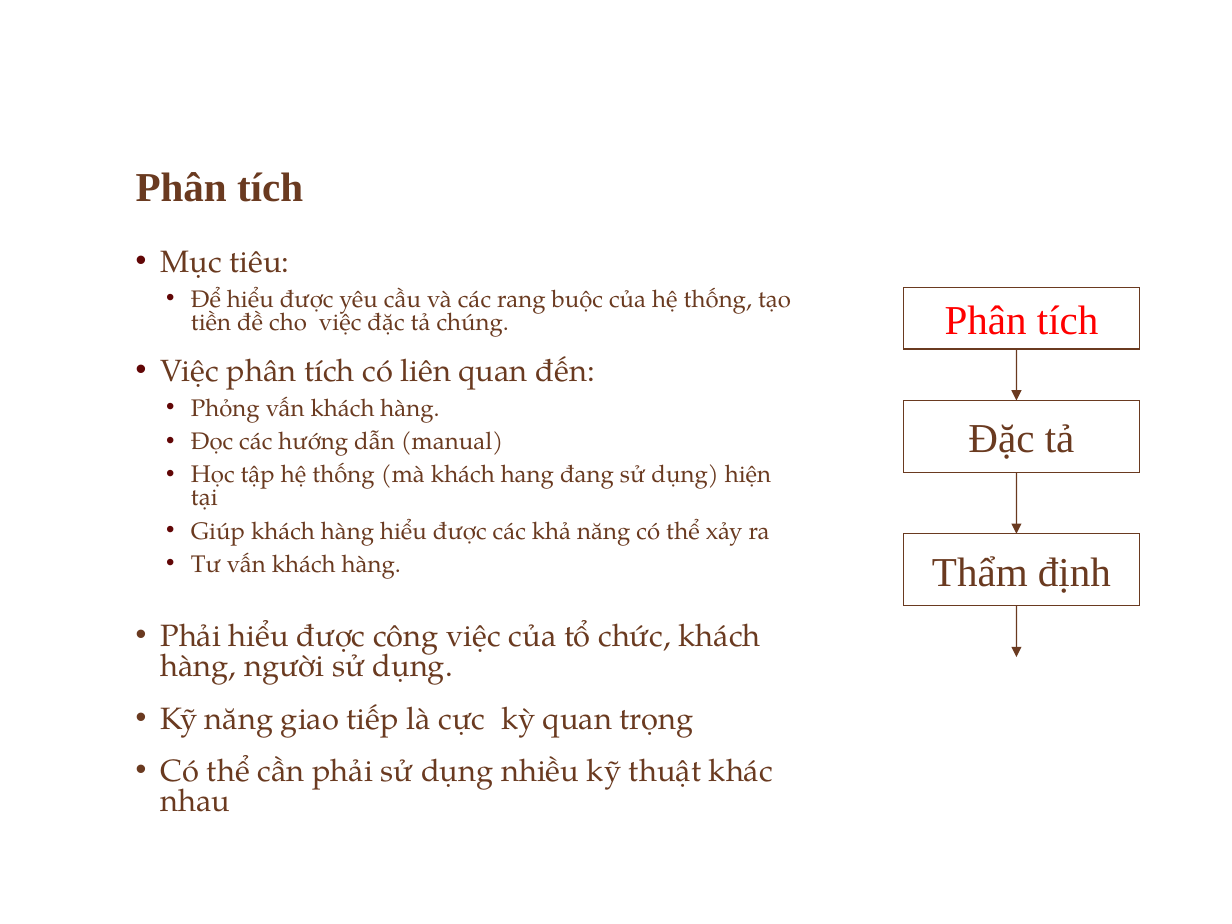
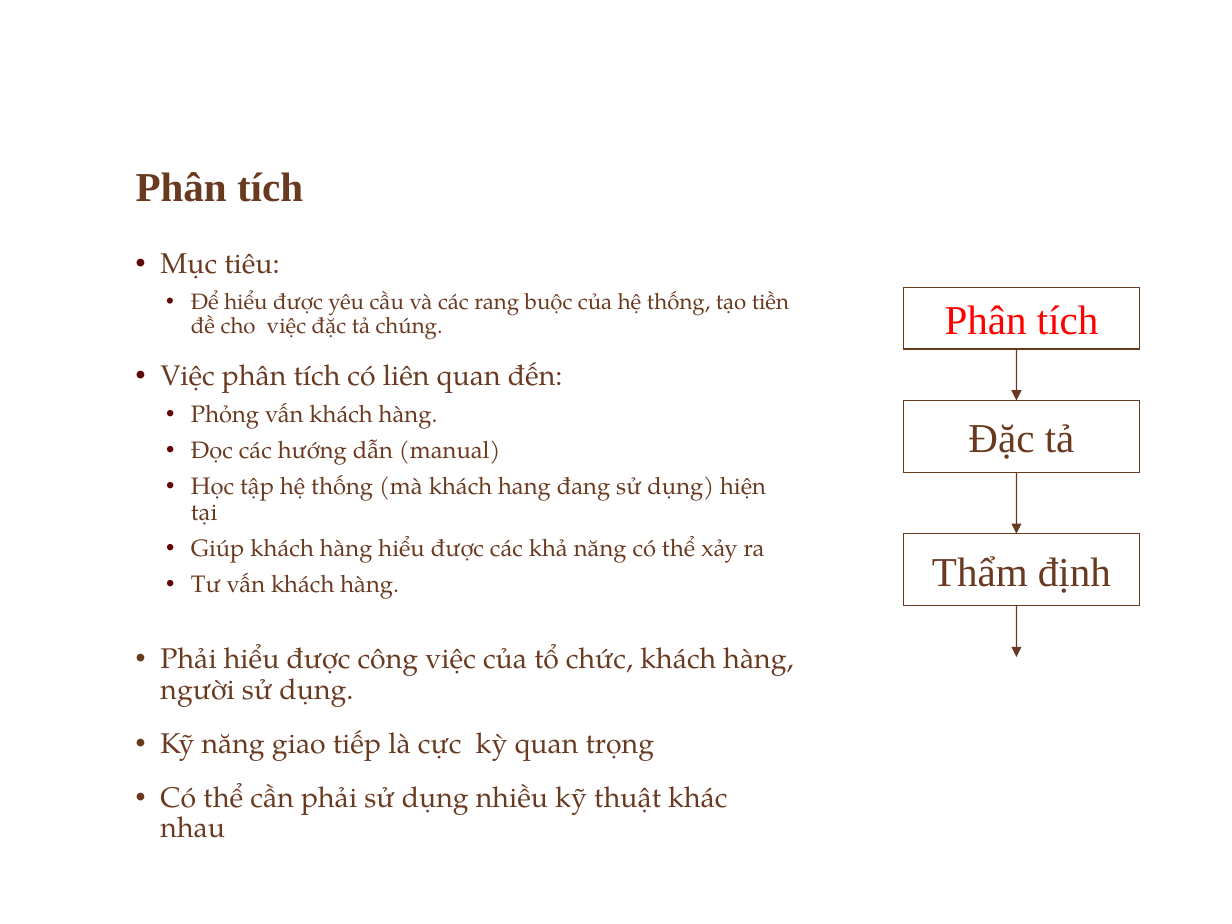
Before and after one commit to ChrisJamison/seminar_cnpm, a slide deck: slide 26 of Seminar/Software Requirement.pptx. Drawn at 1232x924 pixels with LibreOffice and Linux fonts; fonts in the diff are those of the drawing; background and template pictures are left out. Boxes give left, top, right and bottom in pixels: in the first picture for what was removed or moved away, otherwise in the second. Text is boxed around its words. In the diff, an @@ line names an element or a change of style, - is before the commit and + after.

```diff
--- a/Seminar/Software Requirement.pptx
+++ b/Seminar/Software Requirement.pptx
@@ text "Mục tiêu:" at (160,253,793,818): size 18 to 16.6 pt in "Mục tiêu:", "Việc phân tích có liên quan đến:", "Phải hiểu được công việc của tổ ...", "Kỹ năng giao tiếp là cực kỳ ..." and 1 more places; size 14 to 12.9 pt in "Để hiểu được yêu cầu và các ..."; size 14 to 13.9 pt in "Phỏng vấn khách hàng.", "Đọc các hướng dẫn (manual)", "Học tập hệ thống (mà khách hang ...", "Giúp khách hàng hiểu được các khả ..." and 1 more places; line spacing 0.8 to 0.9 @@
```
Also in this commit, not shown: 4 other slides changed.
